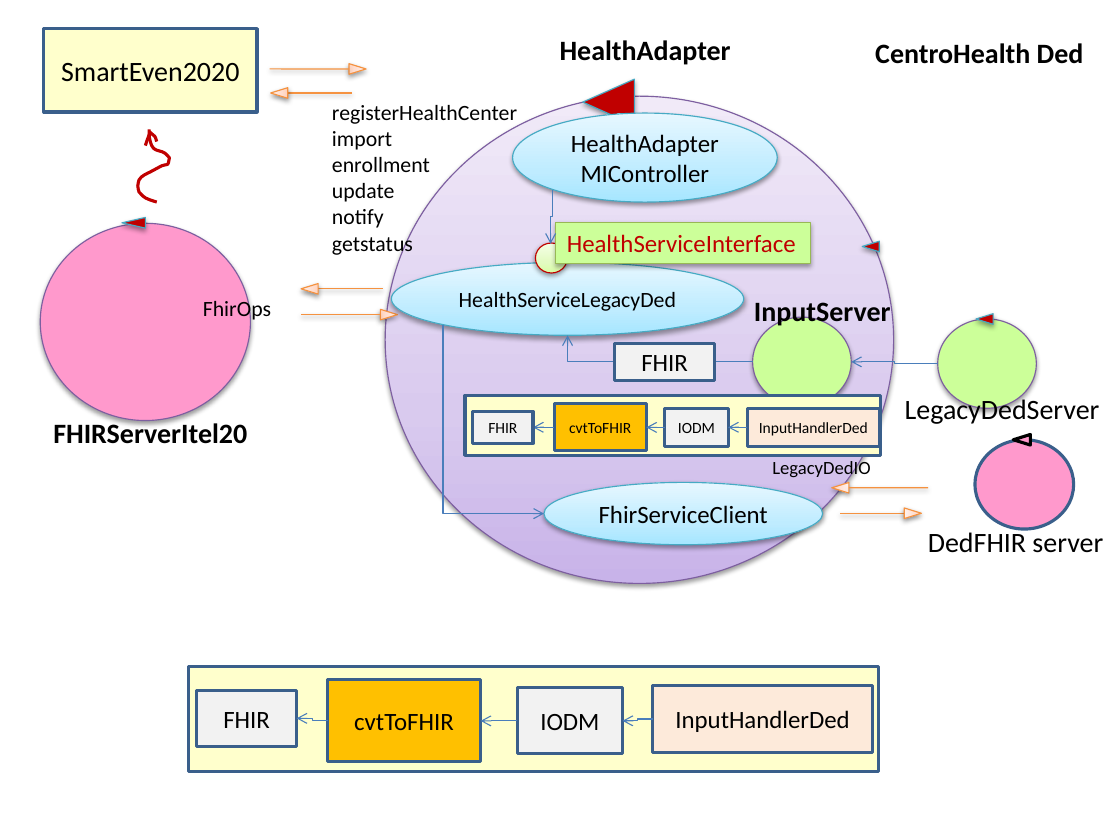
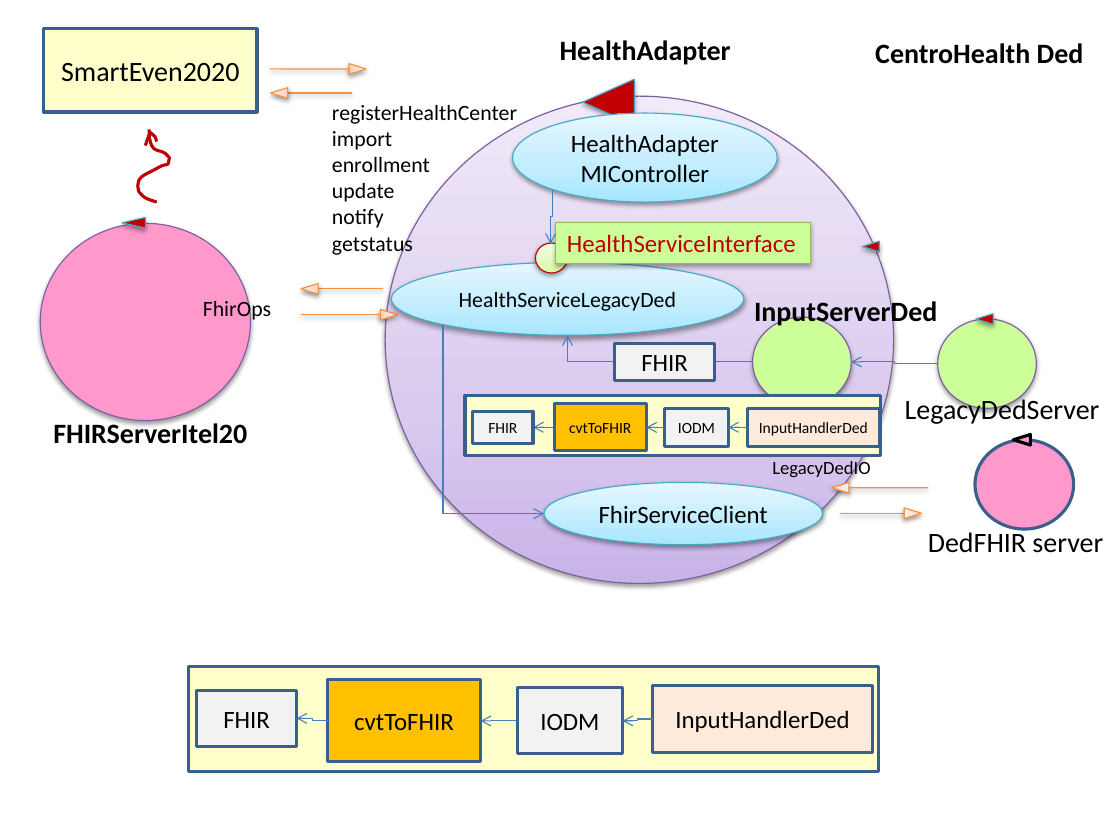
Before and after one commit to anatali/natMaterial, a slide deck: slide 37 of health/userDocs/UniboFigs.pptx. Drawn at 1120x840 pixels with LibreOffice and Linux fonts; fonts in the diff are those of the drawing. Boxes give left, top, right and bottom in pixels: in the first picture for what was removed or moved away, otherwise in the second. Text is boxed around its words. In the diff, an @@ line names an element or a change of style, - is before the commit and + after.

```diff
--- a/health/userDocs/UniboFigs.pptx
+++ b/health/userDocs/UniboFigs.pptx
@@ text at (754,298,937,328): text changed @@
-InputServer
+InputServerDed
```
Also in this commit, not shown: 3 other files.
